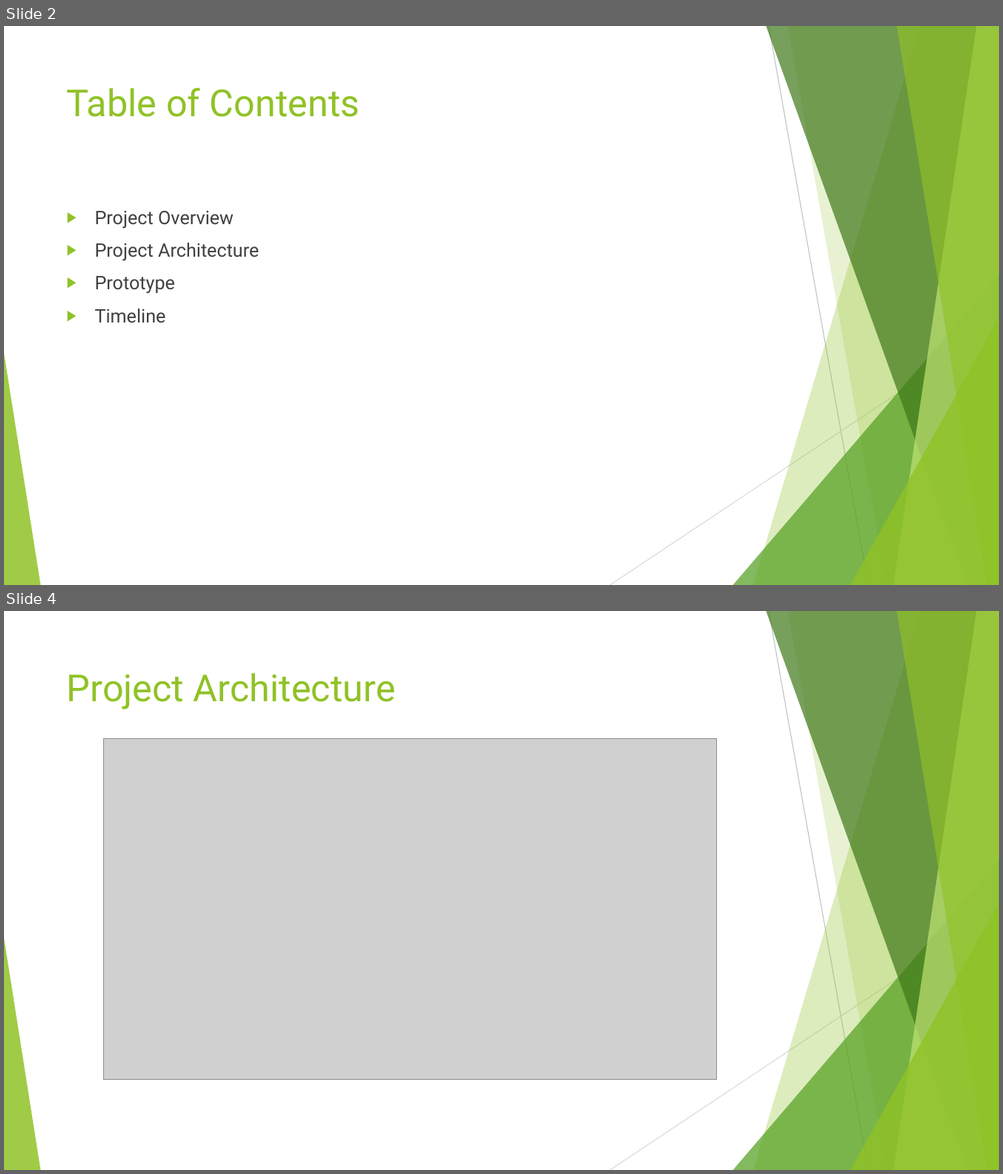
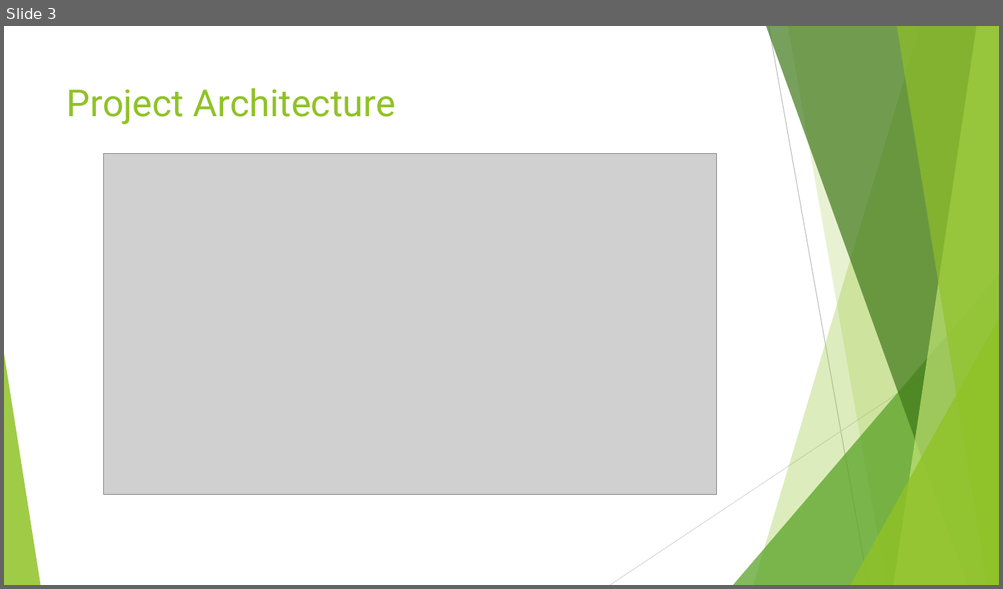
Before and after one commit to ryanhiggins11/FINAL-YEAR-PROJECT, a slide deck: Paperwork/Presentation of App.pptx. Shown one above the other, each under a label of ours: slides 2 and 4 before the commit, slide 3 after it; the slides between them are not shown. The pictures are 1003x1174 and 1003x589 pixels, drawn with LibreOffice and Linux fonts; fonts in the diff are those of the drawing; grey boxes stand for pictures. Boxes give left, top, right and bottom in pixels: in the first picture for what was removed or moved away, otherwise in the second. Text is boxed around its words. In the diff, an @@ line names an element or a change of style, - is before the commit and + after.

```diff
--- a/Paperwork/Presentation of App.pptx
+++ b/Paperwork/Presentation of App.pptx
@@ slide 2 removed at (x1=4, y1=26, x2=999, y2=585), background #FFFFFF; not listed: 10 template elements that a slide beside it also shows @@
@@ title removed at (x1=67, y1=87, x2=360, y2=117) @@
-Table of Contents
@@ text removed at (x1=95, y1=211, x2=259, y2=323) @@
-▶ Project Overview
-▶ Project Architecture
-▶ Prototype
-▶ Timeline
@@ what was slide 4 is now slide 3 @@
```
Also in this commit, not shown: 2 slides changed.
